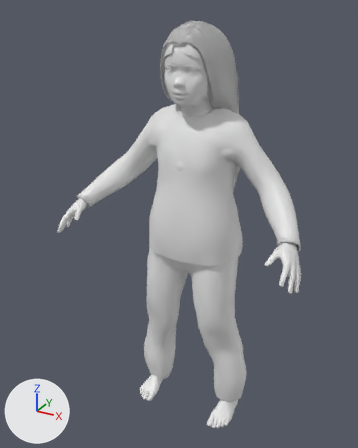
Before and after pictures for a commit that changed the glTF model layout/assets/bodies/jade07.glb.
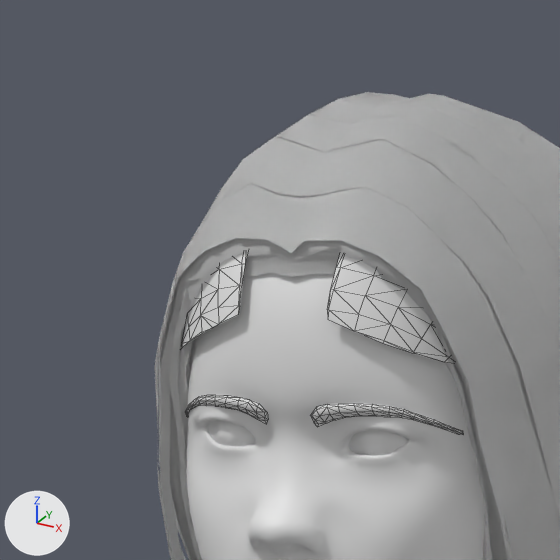
Each version appears first whole from a 50 mm lens placed at (0.623, -1.252, 1.263), pointed at (-0.032, -0.061, 0.668), and next in a close-up on the part from 38% to 61% of the width and 2% to 20% of the height. Arrows for +X, +Y and +Z are at lower left; the lights stay in place. The last two pictures show the newer version. The close-ups show mesh edges as thin lines. Vertices at exactly the same position are counted once.

In view in the first close-up: 'body', 'brows', 'eyes', 'hair_kidbob__fringe', 'hair_long'.
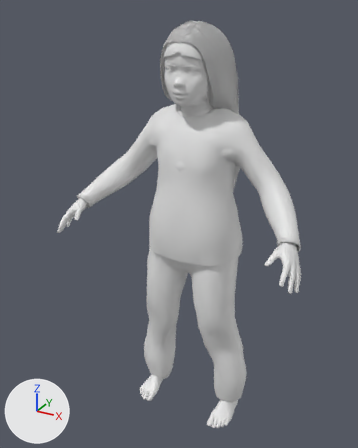
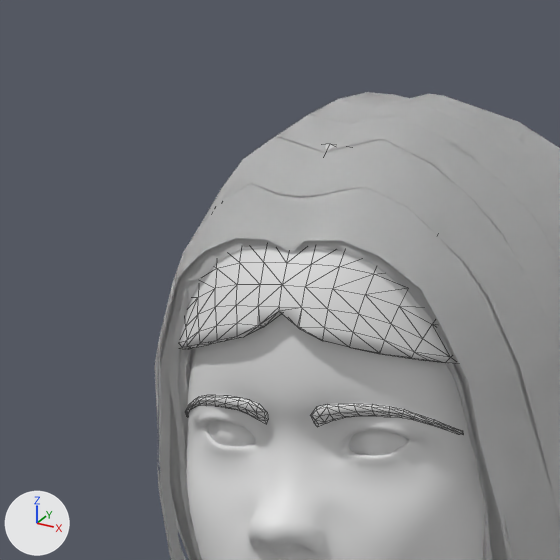
Boxes [x1, y1, x2, y2] around the edits, measured in the close-ups (560 x 560 px):
'hair_kidbob__fringe', reshaped: before [181, 251, 454, 364]; after [180, 144, 455, 363]
part 1 of me_base_001, rebuilt: before [181, 251, 248, 349]; after [180, 144, 455, 363]
part 2 of me_base_001, deleted: before [327, 254, 454, 364]

The change, as a list of edits to the scene's bpy script:
```text
Change me_base_001:
    used by ob_hair_kidbob__fringe; location = (0.0, 0.0, 0.0)
    remove me_base_001.from_pydata(...)  # 104 vertices, 152 faces; spans x -0.0638..0.0638, y -0.1219..-0.0799, z 1.1416..1.2093
    add me_base_001.from_pydata(...)  # 240 vertices, 476 faces; spans x -0.0649..0.0649, y -0.1252..-0.0787, z 1.1418..1.2136
    me_base_001 part 1: the loose piece of 52 vertices spanning x -0.0638..-0.0177, y -0.1219..-0.0799, z 1.1416..1.2093 is rebuilt with 240 vertices and now spans x -0.0649..0.0649, y -0.1252..-0.0787, z 1.1418..1.2136
    me_base_001 part 2: the loose piece of 52 vertices spanning x 0.0177..0.0638, y -0.1219..-0.0799, z 1.1416..1.2093 is deleted
```
